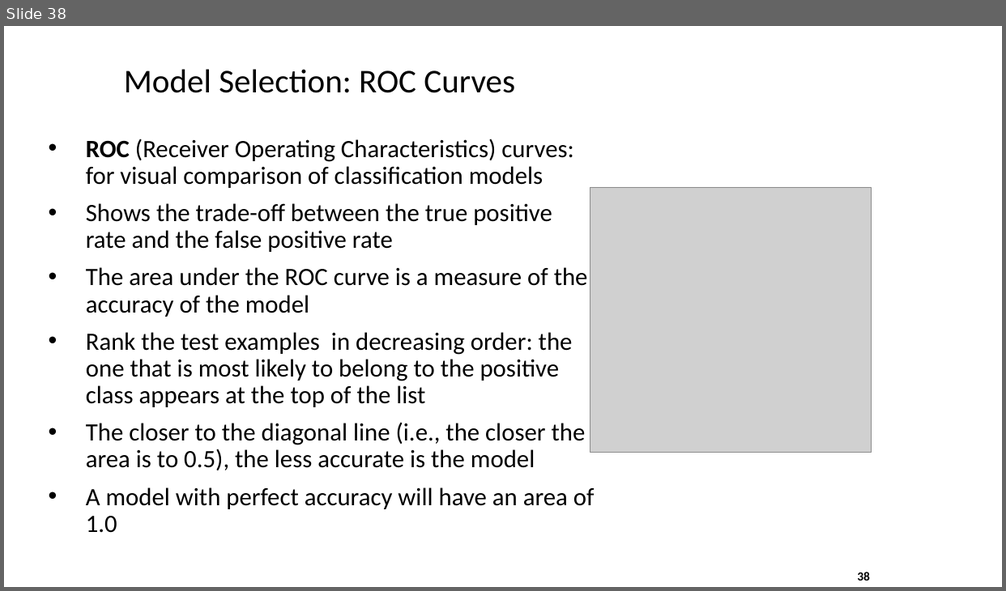
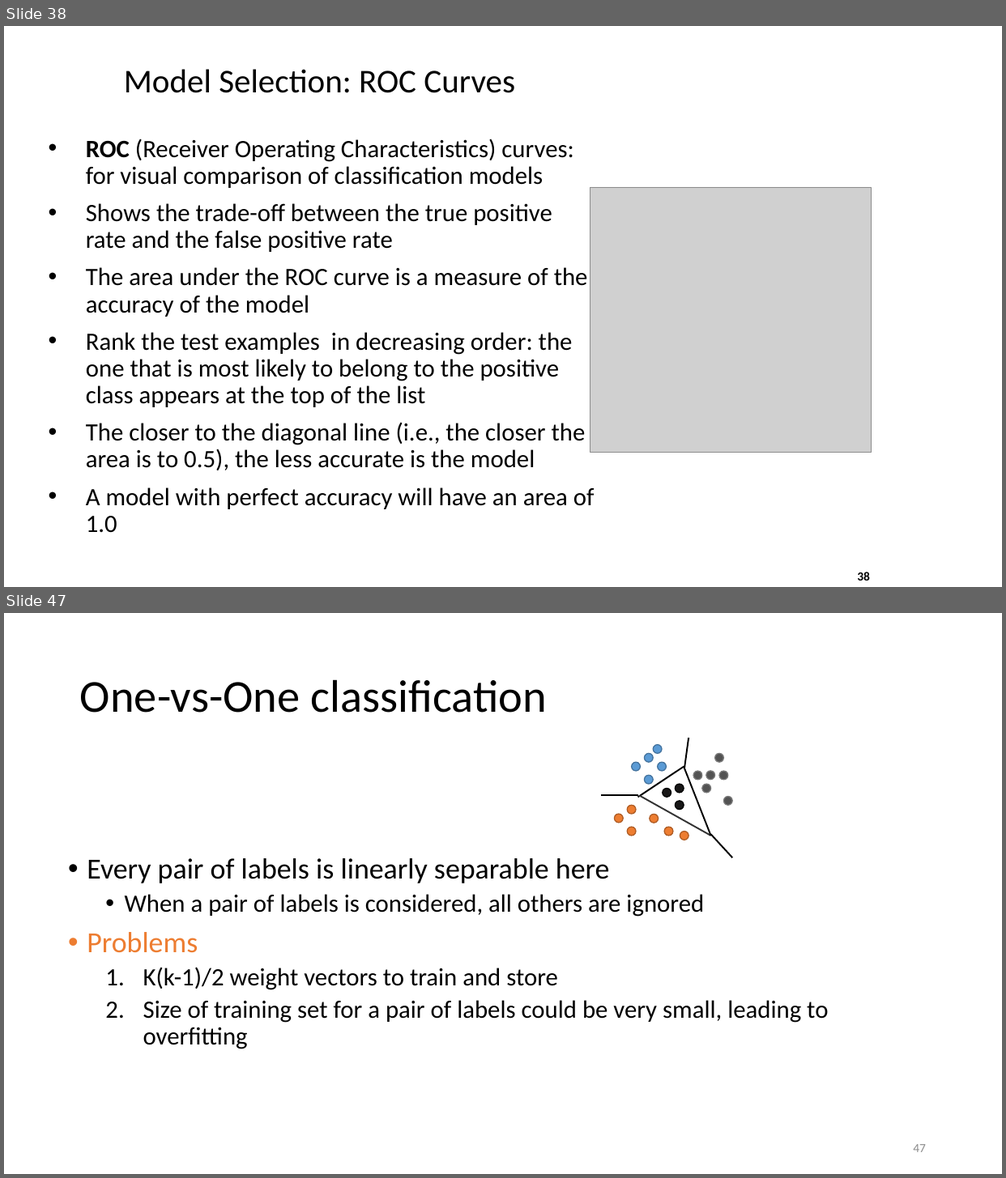
Before and after one commit to ramcdougal/cbb750, a slide deck: data mining/data mining 1.pptx. Shown one above the other, each under a label of ours: slide 38 before the commit, slides 38 and 47 after it; the slides between them are not shown. The pictures are 1006x591 and 1006x1178 pixels, drawn with LibreOffice and Linux fonts; fonts in the diff are those of the drawing; grey boxes stand for pictures. Boxes give left, top, right and bottom in pixels: in the first picture for what was removed or moved away, otherwise in the second. Text is boxed around its words. In the diff, an @@ line names an element or a change of style, - is before the commit and + after.

```diff
--- a/data mining/data mining 1.pptx
+++ b/data mining/data mining 1.pptx
@@ slide 47 added at (4, 613, 1002, 1174), background #FFFFFF @@
@@ title added at (80, 679, 547, 713), 44 pt, text #000000 @@
+One-vs-One classification
@@ group added at (601, 738, 732, 858): 20 ellipses, 6 lines @@
@@ text added at (87, 858, 828, 1050), 24 pt, text #000000 @@
+• Every pair of labels is linearly separable here
+  • When a pair of labels is considered, all others are ignored
+• Problems
+  1. K(k-1)/2 weight vectors to train and store
+  2. Size of training set for a pair of labels could be very small, leading to overfitting
@@ page number added at (913, 1144, 926, 1152), 12 pt, text #8C8C8C @@
+47
```
Also in this commit, not shown: 2 slides changed, 15 other slides added, 1 slide removed.
